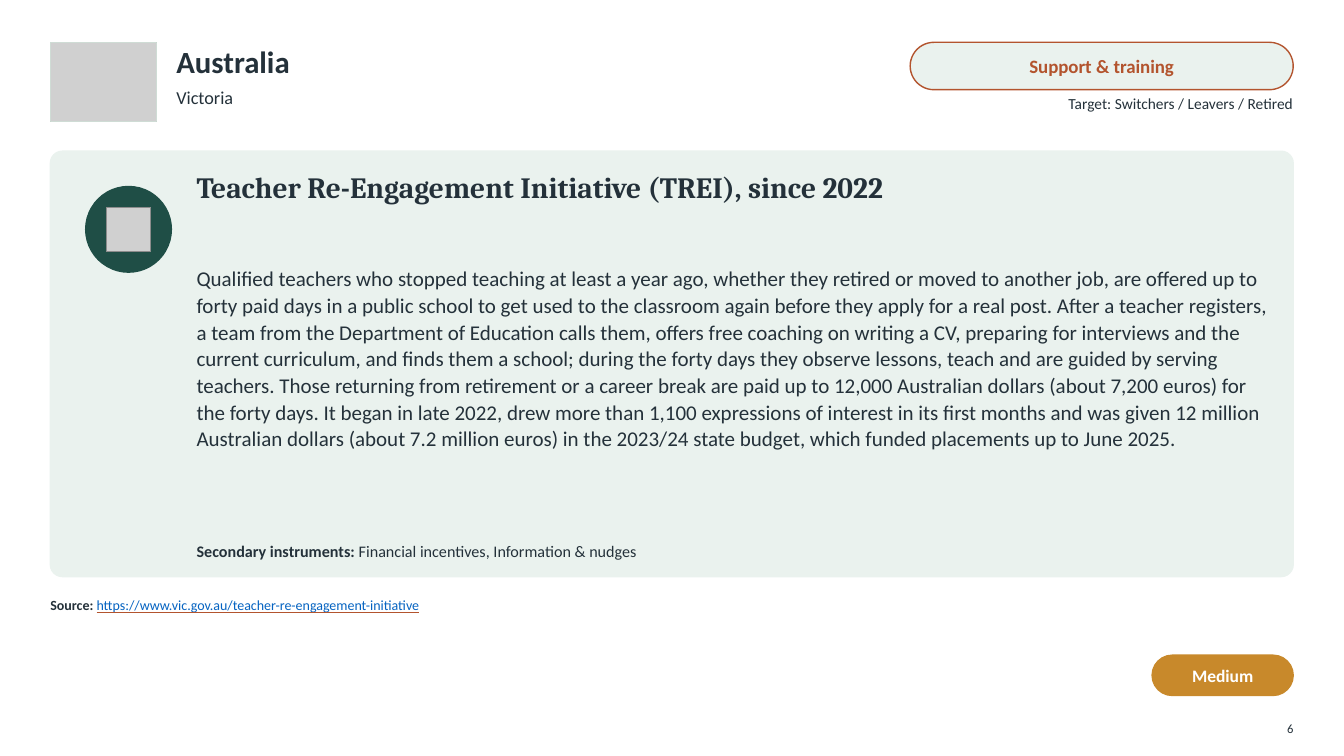
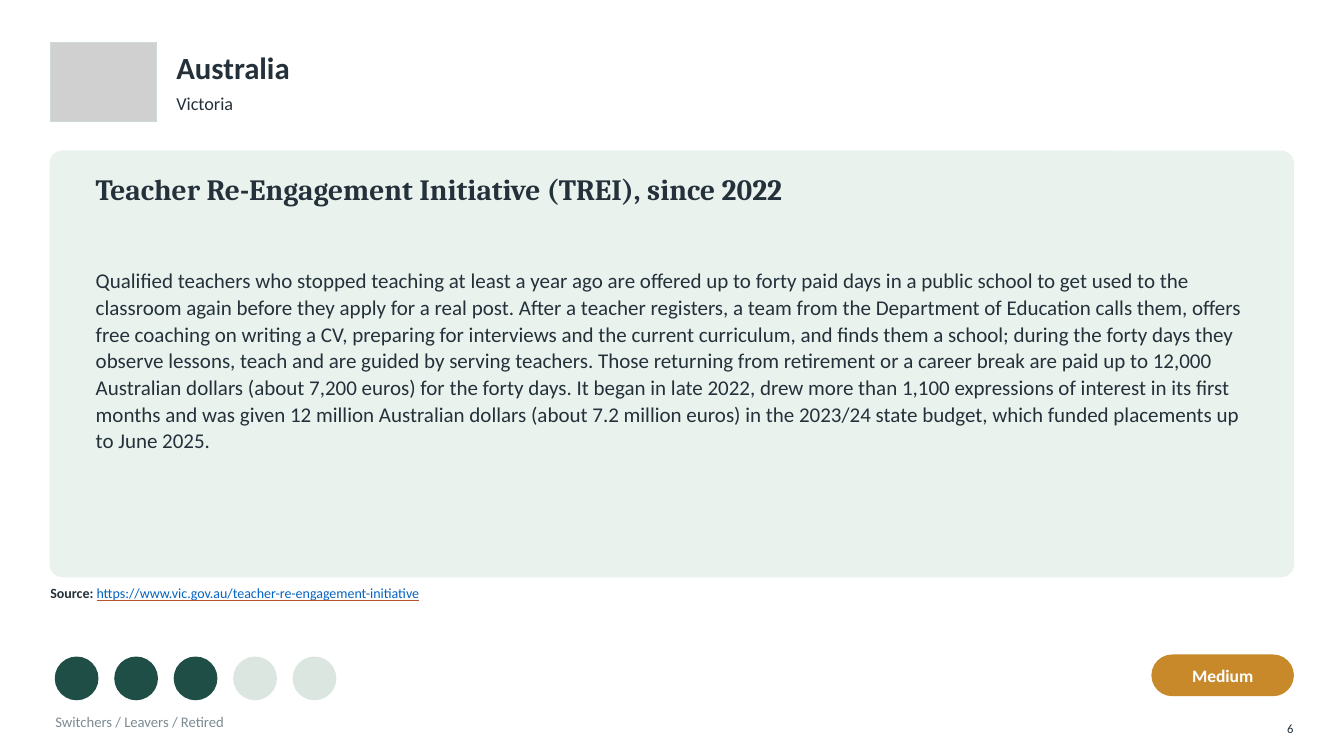
Before and after one commit to jedr1-ship-it/Alternative-Pathways----Quant, a slide deck: slide 6 of policies/Re-attracting_Former_Teachers.pptx. Drawn at 1344x756 pixels with LibreOffice and Linux fonts; fonts in the diff are those of the drawing; grey boxes stand for pictures; background and template pictures are left out. Boxes give left, top, right and bottom in pixels: in the first picture for what was removed or moved away, otherwise in the second. Text is boxed around its words. In the diff, an @@ line names an element or a change of style, - is before the commit and + after.

```diff
--- a/policies/Re-attracting_Former_Teachers.pptx
+++ b/policies/Re-attracting_Former_Teachers.pptx
@@ text "Australia": place and size @@
-text "Australia" at <box>176,51,289,74</box>
+text "Australia" at <box>176,57,289,80</box>
@@ rounded rectangle removed at <box>910,42,1294,90</box> @@
@@ text removed at <box>1029,60,1174,76</box> @@
-Support & training
@@ text "Victoria": place and size @@
-text "Victoria" at <box>176,91,233,104</box>
+text "Victoria" at <box>176,97,233,110</box>
@@ text "Teacher Re-Engagement Initiative (TREI), since ...": place and size @@
-text "Teacher Re-Engagement Initiative (TREI), since ..." at <box>197,176,883,205</box>
+text "Teacher Re-Engagement Initiative (TREI), since ..." at <box>96,178,782,207</box>
@@ ellipse removed at <box>86,187,171,272</box> @@
@@ picture removed at <box>106,207,150,251</box> @@
@@ text at <box>96,273,1240,448</box>: text changed @@
-Qualified teachers who stopped teaching at least a year ago, whether they retired or moved to another job, are offered up to forty paid days in a public school to get used to the classroom again before they apply for a real post. After a teacher registers, a team from the Department of Education calls them, offers free coaching on writing a CV, preparing for interviews and the current curriculum, and finds them a school; during the forty days they observe lessons, teach and are guided by serving teachers. Those returning from retirement or a career break are paid up to 12,000 Australian dollars (about 7,200 euros) for the forty days. It began in late 2022, drew more than 1,100 expressions of interest in its first months and was given 12 million Australian dollars (about 7.2 million euros) in the 2023/24 state budget, which funded placements up to June 2025.
+Qualified teachers who stopped teaching at least a year ago are offered up to forty paid days in a public school to get used to the classroom again before they apply for a real post. After a teacher registers, a team from the Department of Education calls them, offers free coaching on writing a CV, preparing for interviews and the current curriculum, and finds them a school; during the forty days they observe lessons, teach and are guided by serving teachers. Those returning from retirement or a career break are paid up to 12,000 Australian dollars (about 7,200 euros) for the forty days. It began in late 2022, drew more than 1,100 expressions of interest in its first months and was given 12 million Australian dollars (about 7.2 million euros) in the 2023/24 state budget, which funded placements up to June 2025.
@@ text removed at <box>197,545,636,560</box> @@
-Secondary instruments: Financial incentives, Information & nudges
@@ text "Source: https://www.vic.gov.au/teacher-re-engagement-initiat ...": place and size @@
-text "Source: https://www.vic.gov.au/teacher-re-engagement-initiat ..." at <box>50,600,420,613</box>
+text "Source: https://www.vic.gov.au/teacher-re-engagement-initiat ..." at <box>50,588,420,601</box>
@@ ellipse added at <box>55,657,98,700</box>, fill #1F4E46, outline #1F4E46 1 pt @@
@@ ellipse added at <box>115,657,157,700</box>, fill #1F4E46, outline #1F4E46 1 pt @@
@@ ellipse added at <box>174,657,217,700</box>, fill #1F4E46, outline #1F4E46 1 pt @@
@@ ellipse added at <box>234,657,276,700</box>, fill #DCE6E0, outline #DCE6E0 1 pt @@
@@ ellipse added at <box>293,657,336,700</box>, fill #DCE6E0, outline #DCE6E0 1 pt @@
@@ text at <box>55,717,224,727</box>: text changed; size 11 to 10.5 pt; text colour #24313A to #7C8B93 @@
-Target: Switchers / Leavers / Retired
+Switchers / Leavers / Retired
@@ text "Switchers / Leavers / Retired" at <box>55,717,224,727</box>: vertical alignment top to middle @@
```
Also in this commit, not shown: 30 other slides changed, 1 slide added, 2 slides removed, 6 other files.
